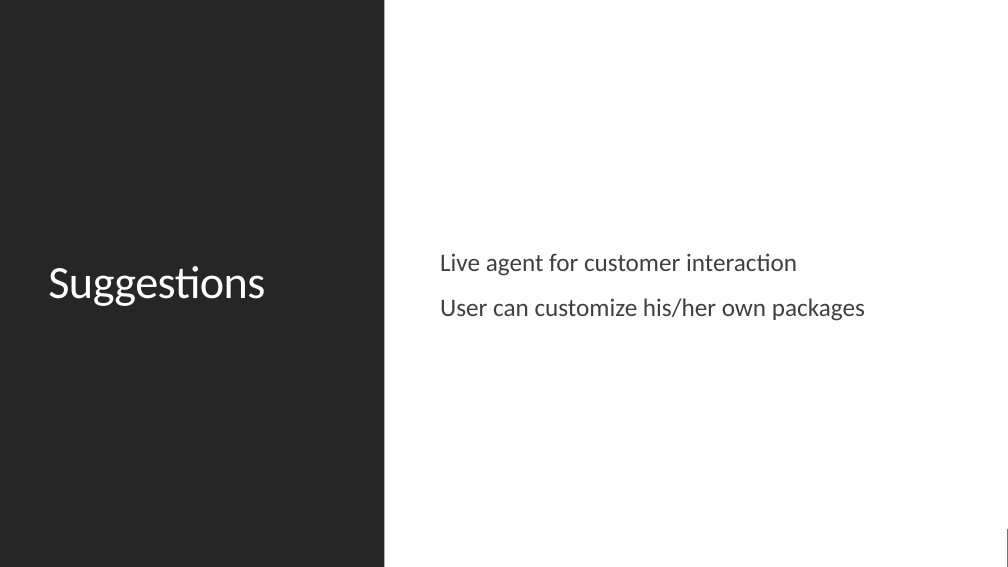
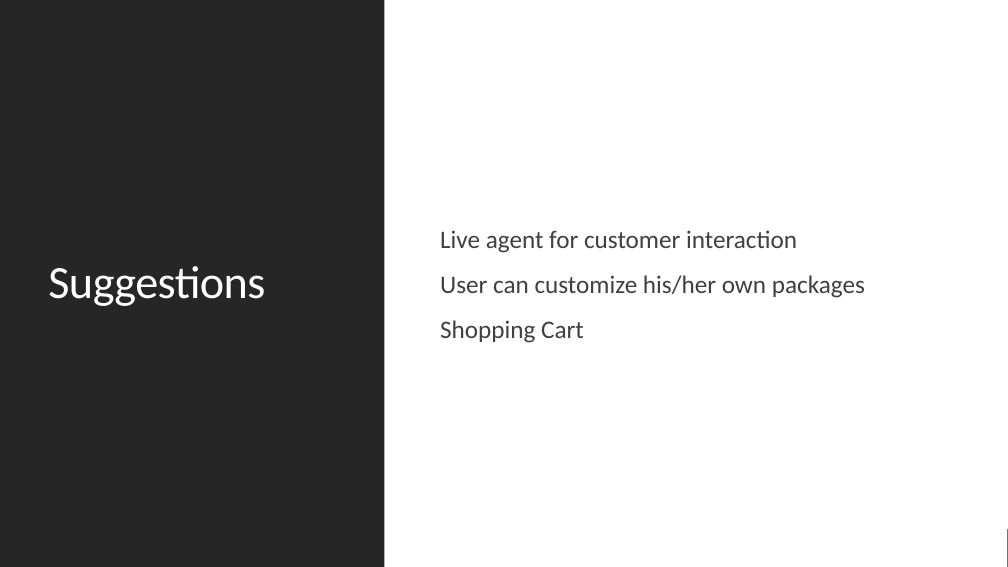
Before and after one commit to mbublitz1/TravelExperts, a slide deck: slide 6 of presentation.pptx. Drawn at 1008x567 pixels with LibreOffice and Linux fonts; fonts in the diff are those of the drawing. Boxes give left, top, right and bottom in pixels: in the first picture for what was removed or moved away, otherwise in the second. Text is boxed around its words. In the diff, an @@ line names an element or a change of style, - is before the commit and + after.

Commit message:
Update features and suggestions

```diff
--- a/presentation.pptx
+++ b/presentation.pptx
@@ text at (440,320,584,343): paragraph added @@
+  Shopping Cart
```
Also in this commit, not shown: 1 other slide changed.
